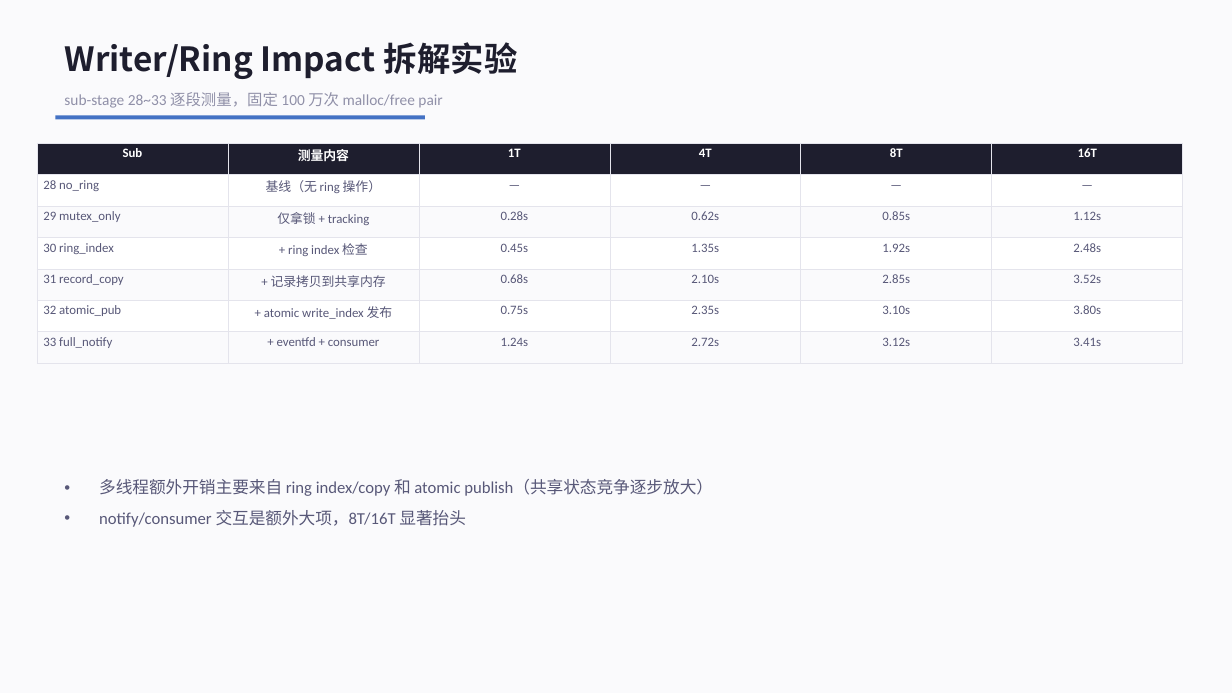
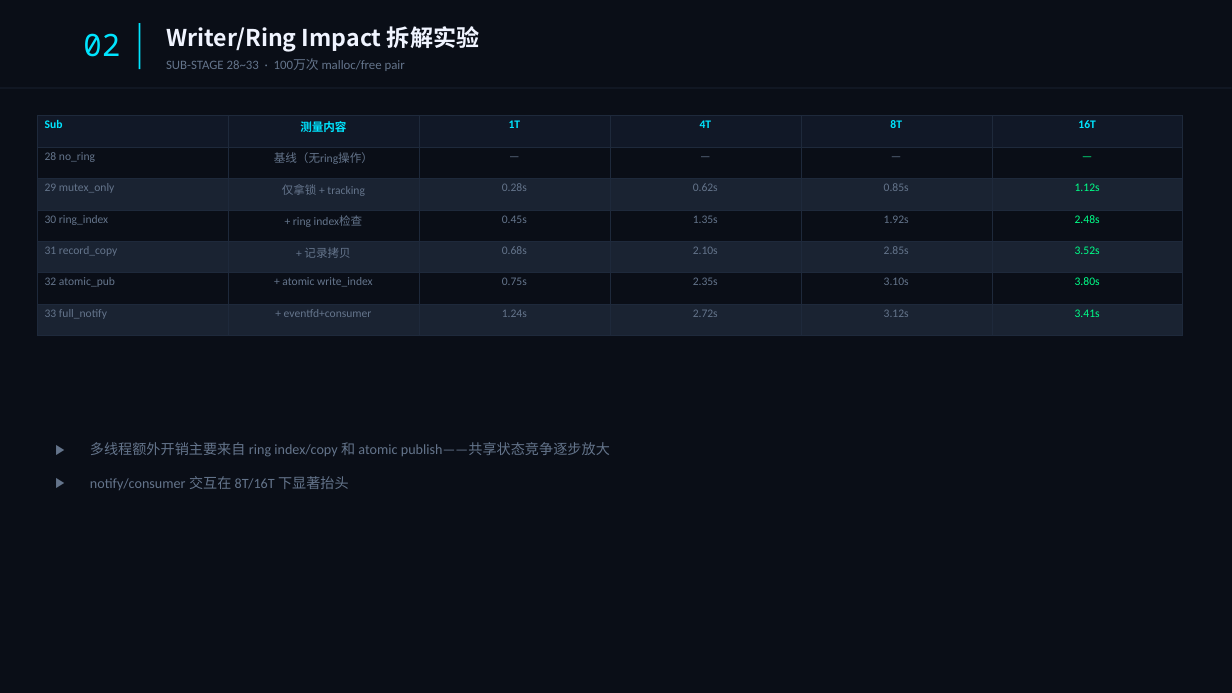
Before and after one commit to YiChiChen1106/Nativehook_linux_planb, a slide deck: slide 3 of presentation/native_hook_progress_2026-06-05.pptx. Drawn at 1232x693 pixels with LibreOffice and Linux fonts; fonts in the diff are those of the drawing. Boxes give left, top, right and bottom in pixels: in the first picture for what was removed or moved away, otherwise in the second. Text is boxed around its words. In the diff, an @@ line names an element or a change of style, - is before the commit and + after.

Commit message:
Redesign PPT v3: dark tech style with neon accents and Consolas

```diff
--- a/presentation/native_hook_progress_2026-06-05.pptx
+++ b/presentation/native_hook_progress_2026-06-05.pptx
@@ background #FAFAFC to #0A0E17 @@
@@ rectangle added at (x1=139, y1=23, x2=140, y2=69), fill #00E5FF @@
@@ text "Writer/Ring Impact 拆解实验" moved from (x1=64, y1=42, x2=517, y2=79) to (x1=166, y1=26, x2=479, y2=51) @@
@@ text "Writer/Ring Impact 拆解实验" at (x1=166, y1=26, x2=479, y2=51): size 26 to 18 pt, text colour #1E1E2E to #F0F4FF @@
@@ text added at (x1=83, y1=33, x2=120, y2=57), 24 pt, text #00E5FF @@
+02
@@ text at (x1=166, y1=59, x2=405, y2=71): text changed; size 12 to 10 pt; text colour #9090A8 to #64748B @@
-sub-stage 28~33 逐段测量，固定 100 万次 malloc/free pair
+SUB-STAGE 28~33 · 100万次 malloc/free pair
@@ rectangle added at (x1=0, y1=88, x2=1232, y2=89), fill #1E293B @@
@@ table at (x1=37, y1=116, x2=1185, y2=323) @@
-row 2, column 2: 基线（无 ring 操作）
+row 2, column 2: 基线（无ring操作）
-row 4, column 2: + ring index 检查
+row 4, column 2: + ring index检查
-row 5, column 2: + 记录拷贝到共享内存
+row 5, column 2: + 记录拷贝
-row 6, column 2: + atomic write_index 发布
+row 6, column 2: + atomic write_index
-row 7, column 2: + eventfd + consumer
+row 7, column 2: + eventfd+consumer
@@ fill #1E1E2E to #111827 in row 1 @@
@@ fill #FFFFFF to #0A0E17 in 18 cells @@
@@ fill #FAFAFC to #1A2332 in 18 cells @@
@@ size 10 to 9 pt in "Sub", "测量内容", "1T", "4T" and 33 more places @@
@@ text colour #FFFFFF to #00E5FF in "Sub", "测量内容", "1T", "4T" and 2 more places @@
@@ text colour #585878 to #64748B in "28 no_ring", "—", "—", "—" and 21 more places @@
@@ text colour #585878 to #00FF88 in "—", "1.12s", "2.48s", "3.52s" and 2 more places @@
@@ alignment centre to left @@
@@ borders changed @@
@@ table moved from (x1=37, y1=143, x2=1185, y2=352) to (x1=37, y1=116, x2=1185, y2=323) @@
@@ rectangle removed at (x1=55, y1=116, x2=425, y2=119) @@
@@ text at (x1=90, y1=442, x2=610, y2=490): text changed; size 13 to 11 pt; text colour #585878 to #64748B @@
-• 多线程额外开销主要来自 ring index/copy 和 atomic publish（共享状态竞争逐步放大）
-• notify/consumer 交互是额外大项，8T/16T 显著抬头
+▶ 多线程额外开销主要来自 ring index/copy 和 atomic publish——共享状态竞争逐步放大
+▶ notify/consumer 交互在 8T/16T 下显著抬头
```
Also in this commit, not shown: 8 other slides changed, 1 slide added, 1 slide removed, 1 other file.
